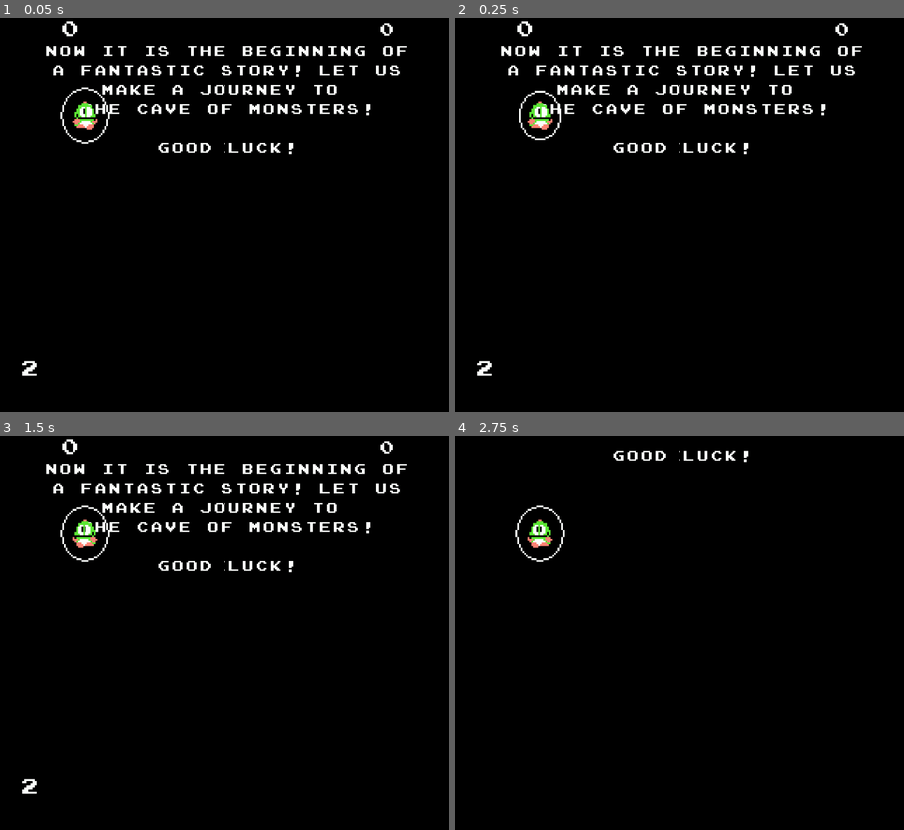
Above: before the commit, frames 1-4 (two rows, left to right).
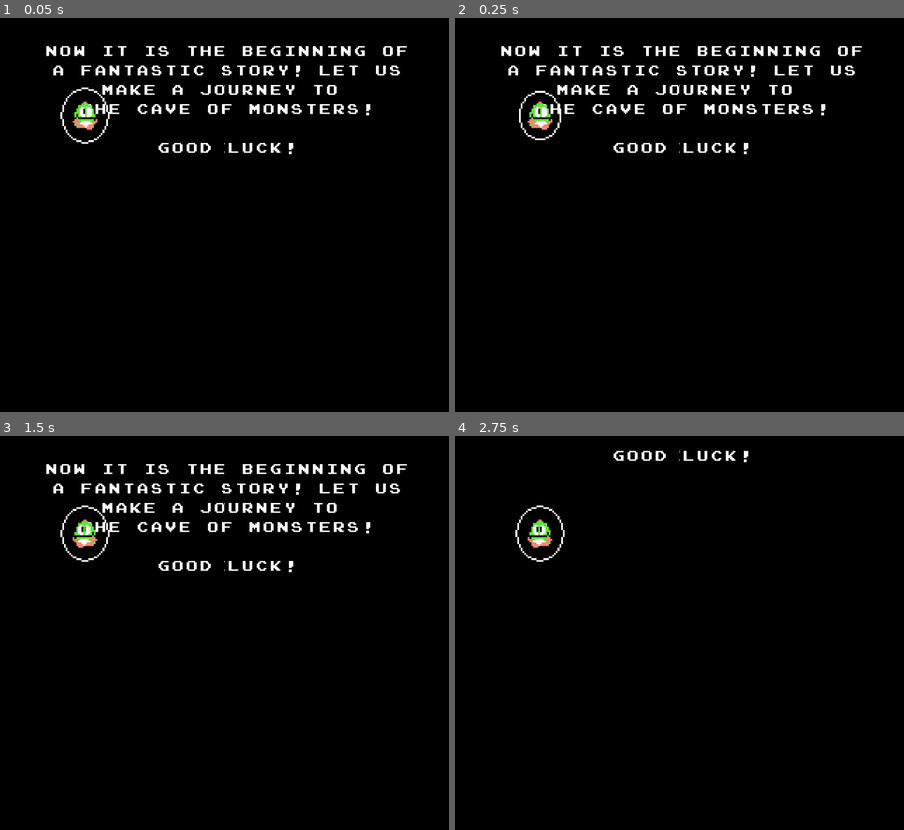
Above: after the commit, the same moments.

Repository: alexcarrassi/new-game-project
Game: Godot game, scene res://GameWorld.tscn
Same seed, same stepped clock (60 frames per second), same inputs: the game is played once before the commit and once after it.
Inputs (mouse positions are in pixels of both pictures, inside the frame that each line leads up to):
- Up to frame 1 (0.05 s): no input
- Up to frame 2 (0.25 s): no input
- Up to frame 3 (1.5 s): tap Enter at 0.5 s; move the mouse to (323, 613) at 0.52 s; hold Right (ui_right) 0.53-1.25 s; tap X (attack) at 0.6 s; click (323, 613) at 0.67 s; tap Space at 0.77, 1.25 s; drag from (134, 652) to (85, 534) at 1.27 s
- Up to frame 4 (2.75 s): tap Enter at 2 s; move the mouse to (724, 546) at 2.02 s; hold Right (ui_right) from 2.03 s (still down); tap G at 2.1 s

The runs differ from the first frame. In frame 1, 0.2% of the frame differs, in the area x 4-88%, y 0-91%; in frame 2, 0.2%; in frame 3, 0.2%; in frame 4, nothing differs.

Commit message:
Fixing some bugs

Diff:
--- a/GameWorld.gd
+++ b/GameWorld.gd
@@ -19,8 +19,7 @@
 
 	self.swapLevels(startingLevel)
 	var player = self.createPlayer(0, self.playerScene)
-	self.spawnPlayerHUD( self.playerHUDScene, player )
-
+	self.UI.visible = false
 
 	self.startLevel(startingLevel)
 #
@@ -142,13 +141,17 @@
 func createPlayer(index: int, player:PackedScene ) -> Player:
 	var playerNode = Game.players.get(0, null)
 	if(playerNode == null):
-		playerNode = player.instantiate()
+		playerNode = player.instantiate() as Player
 		Game.register_player(index, playerNode)
 		self.add_child( playerNode )
 
 		playerNode.sm_status.state.finished.emit("SUSPENDED")
 		var transitionSlot = getTransitionSlot(playerNode.player_index)
 		playerNode.global_position = transitionSlot.global_position
+
+		playerNode.actorHurt.connect( self.onActorHurt )
+		playerNode.actorDeath.connect( self.onActorDeath )
+		self.spawnPlayerHUD( self.playerHUDScene, playerNode )
 
 	return playerNode
 
@@ -205,6 +208,7 @@
 func onPlayerDeath(player: Player) -> void:
 	Game.deregister_player(0)
 
+
 func onActorDeath( actor: Actor) -> void:
 	if(actor is Player):
 		self.onPlayerDeath(actor)
@@ -222,8 +226,6 @@
 
 func onActorHurt( actor: Actor) -> void:
 	if (actor is Player) :
-
-
 		self.cleanHurryEnemies()
 		self.level.levelTimer.start()
 
--- a/Levels/level_01.tscn
+++ b/Levels/level_01.tscn
@@ -25,7 +25,7 @@
 gizmo_extents = 40.0
 
 [node name="Level_Timer" type="Timer" parent="."]
-wait_time = 20.0
+wait_time = 2.0
 one_shot = true
 autostart = true
 
--- a/actors/player/scripts/State_Status_Hurt.gd
+++ b/actors/player/scripts/State_Status_Hurt.gd
@@ -17,6 +17,7 @@
 
 			actor.health -= 1
 			if(actor.health < 0):
+				actor.health = 0
 				self.finished.emit("DEAD")
 			else :
 				self.finished.emit("ALIVE")
